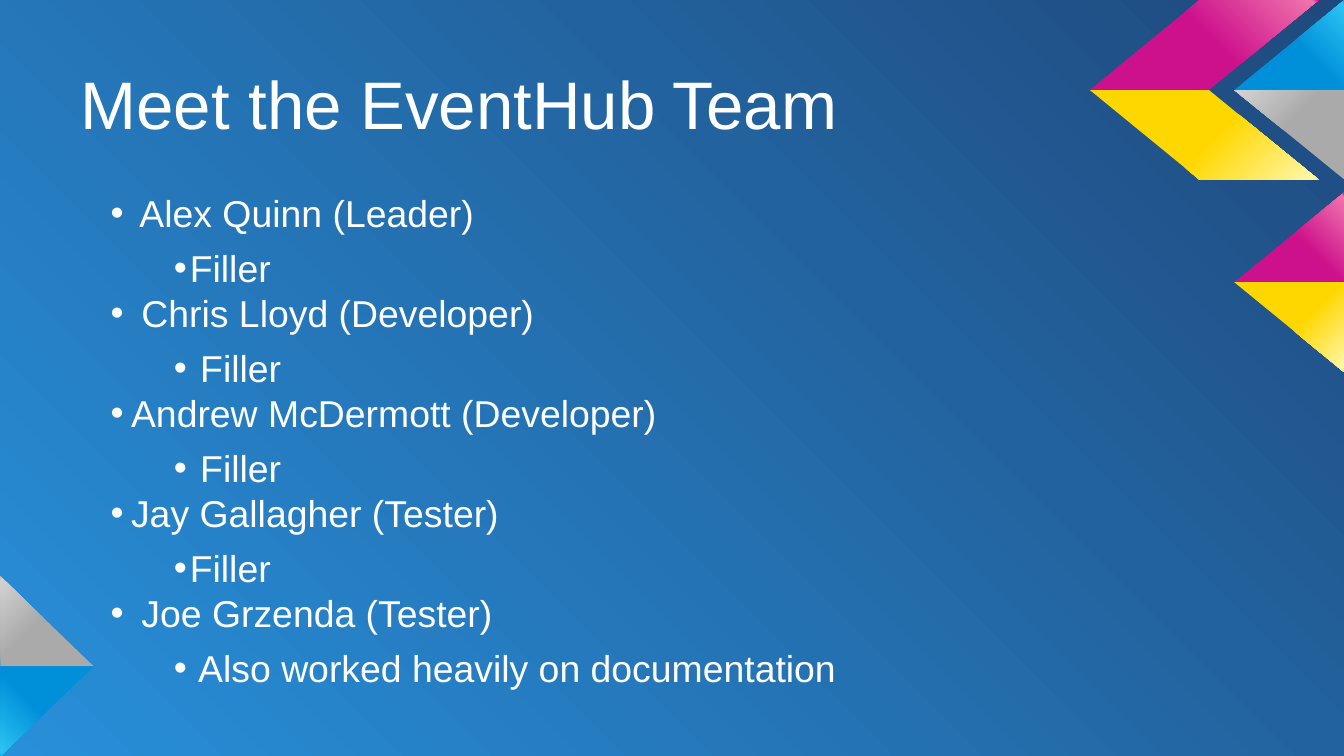
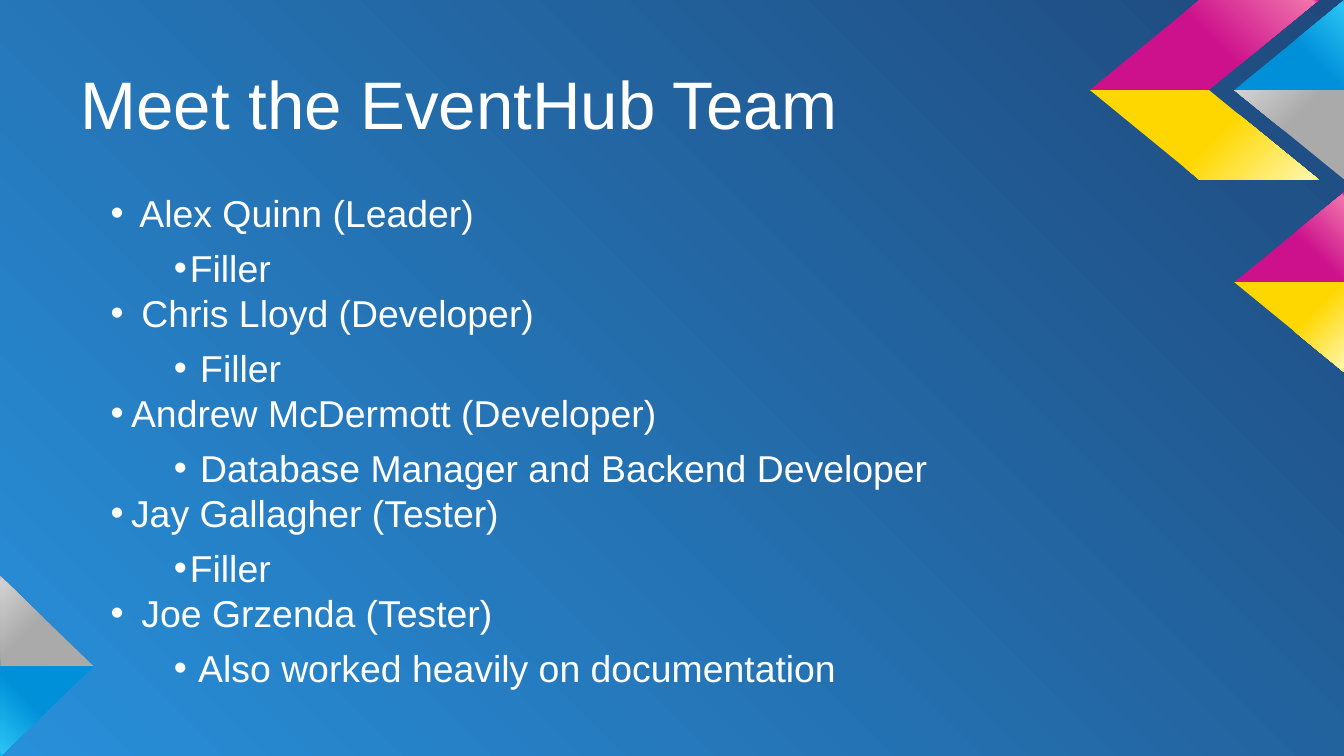
Before and after one commit to CS1530-G7/EventHub, a slide deck: slide 2 of private/doc/EventHub Final Presentation.pptx. Drawn at 1344x756 pixels with LibreOffice and Linux fonts; fonts in the diff are those of the drawing. Boxes give left, top, right and bottom in pixels: in the first picture for what was removed or moved away, otherwise in the second. Text is boxed around its words. In the diff, an @@ line names an element or a change of style, - is before the commit and + after.

Commit message:
Added role

```diff
--- a/private/doc/EventHub Final Presentation.pptx
+++ b/private/doc/EventHub Final Presentation.pptx
@@ text at [200,455,927,490]: text changed @@
-  • Filler
+  • Database Manager and Backend Developer
```
